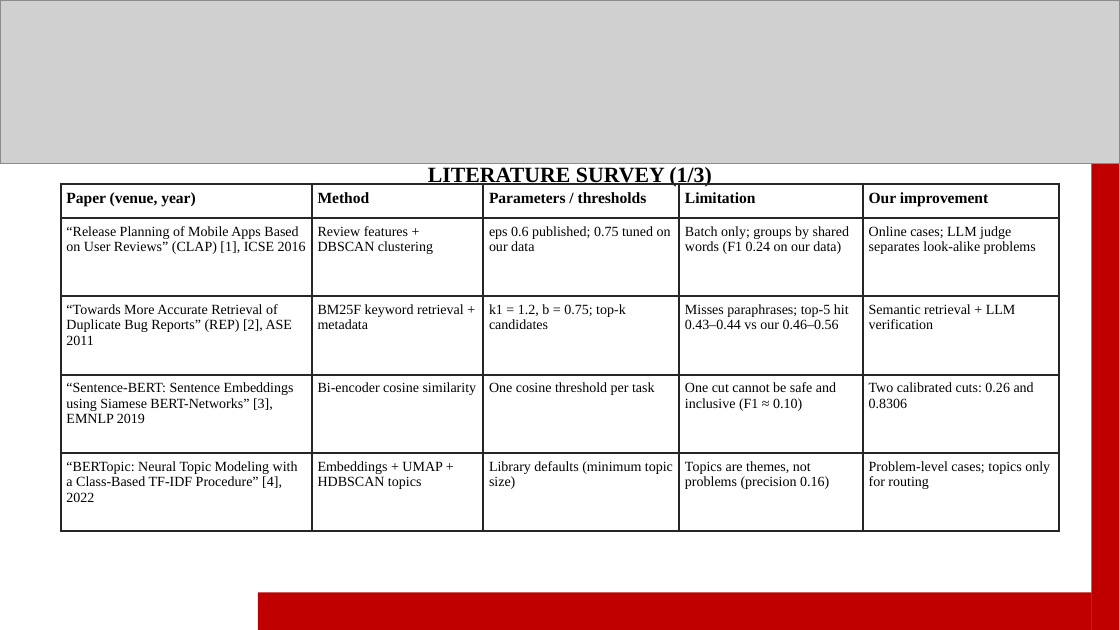
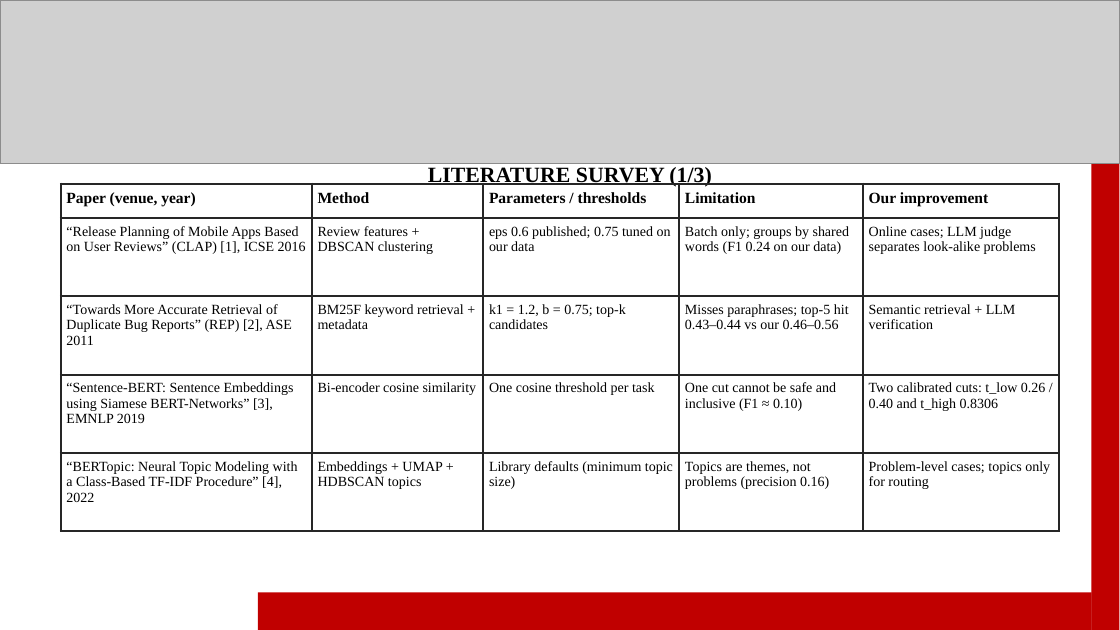
Before and after one commit to sanyyyyoo/InsightDesk, a slide deck: slide 4 of reports/ppt/InsightDesk_final.pptx. Drawn at 1120x630 pixels with LibreOffice and Linux fonts; fonts in the diff are those of the drawing; grey boxes stand for pictures. Boxes give left, top, right and bottom in pixels: in the first picture for what was removed or moved away, otherwise in the second. Text is boxed around its words. In the diff, an @@ line names an element or a change of style, - is before the commit and + after.

```diff
--- a/reports/ppt/InsightDesk_final.pptx
+++ b/reports/ppt/InsightDesk_final.pptx
@@ table at (60, 184, 1058, 532) @@
-row 4, column 5: Two calibrated cuts: 0.26 and 0.8306
+row 4, column 5: Two calibrated cuts: t_low 0.26 / 0.40 and t_high 0.8306
```
Also in this commit, not shown: 11 other slides changed, 4 other files.
